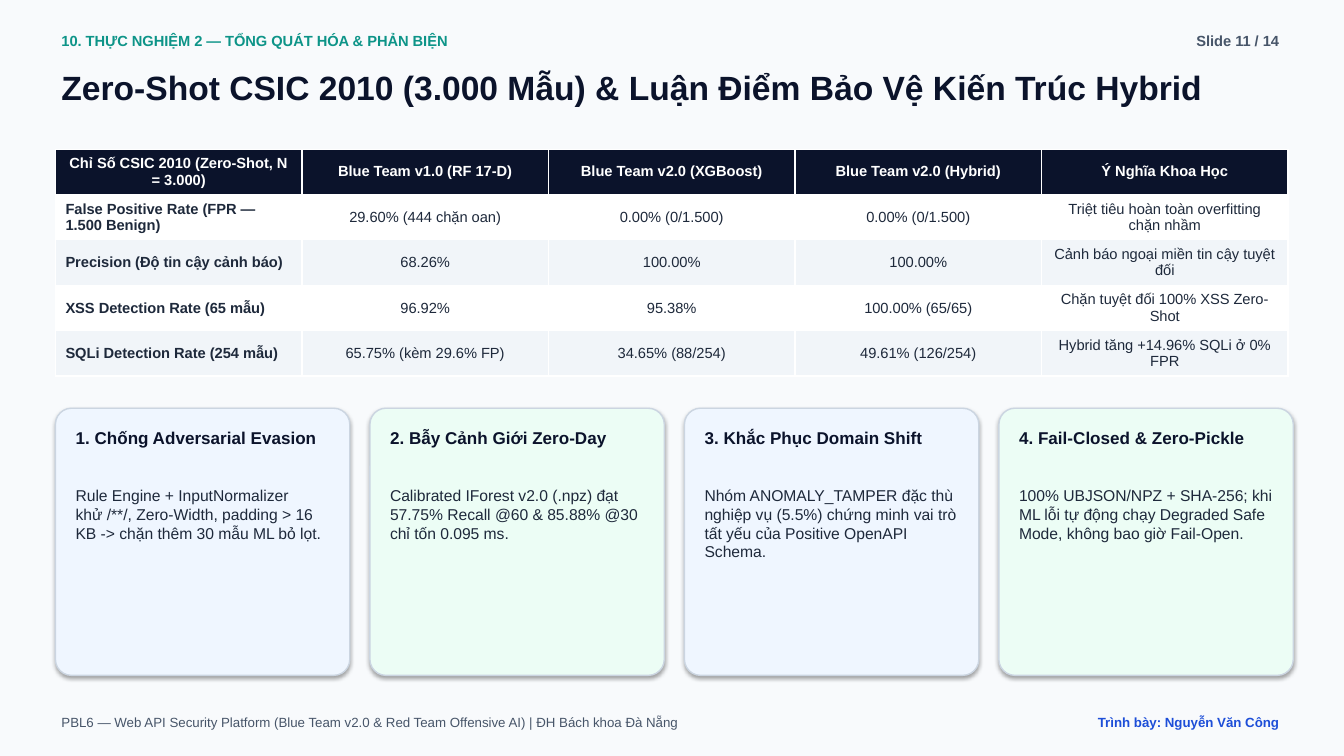
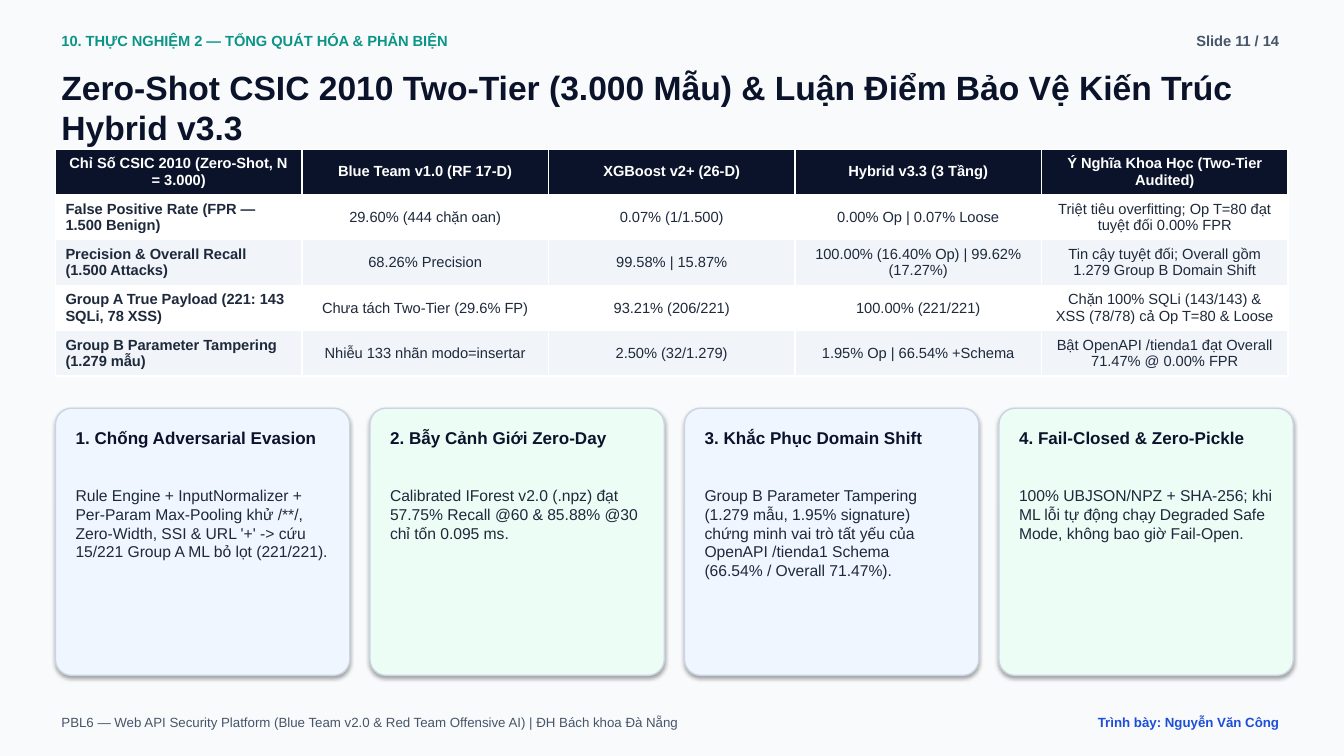
Before and after one commit to vcongggggg/pbl6, a slide deck: slide 11 of docs/reports/PBL6_Academic_Defense_Slides.pptx. Drawn at 1344x756 pixels with LibreOffice and Linux fonts; fonts in the diff are those of the drawing. Boxes give left, top, right and bottom in pixels: in the first picture for what was removed or moved away, otherwise in the second. Text is boxed around its words. In the diff, an @@ line names an element or a change of style, - is before the commit and + after.

Commit message:
fix(phase-e): close F2b vault case-14 dup-key bypass (30/30) and F4b regenerate docx/pptx CSIC tables (221/221)

```diff
--- a/docs/reports/PBL6_Academic_Defense_Slides.pptx
+++ b/docs/reports/PBL6_Academic_Defense_Slides.pptx
@@ text at bbox=[61, 73, 1232, 147]: text changed @@
-Zero-Shot CSIC 2010 (3.000 Mẫu) & Luận Điểm Bảo Vệ Kiến Trúc Hybrid
+Zero-Shot CSIC 2010 Two-Tier (3.000 Mẫu) & Luận Điểm Bảo Vệ Kiến Trúc Hybrid v3.3
@@ table at bbox=[55, 149, 1291, 376] @@
-row 1: Chỉ Số CSIC 2010 (Zero-Shot, N = 3.000) | Blue Team v1.0 (RF 17-D) | Blue Team v2.0 (XGBoost) | Blue Team v2.0 (Hybrid) | Ý Nghĩa Khoa Học
+row 1: Chỉ Số CSIC 2010 (Zero-Shot, N = 3.000) | Blue Team v1.0 (RF 17-D) | XGBoost v2+ (26-D) | Hybrid v3.3 (3 Tầng) | Ý Nghĩa Khoa Học (Two-Tier Audited)
-row 2: False Positive Rate (FPR — 1.500 Benign) | 29.60% (444 chặn oan) | 0.00% (0/1.500) | 0.00% (0/1.500) | Triệt tiêu hoàn toàn overfitting chặn nhầm
+row 2: False Positive Rate (FPR — 1.500 Benign) | 29.60% (444 chặn oan) | 0.07% (1/1.500) | 0.00% Op | 0.07% Loose | Triệt tiêu overfitting; Op T=80 đạt tuyệt đối 0.00% FPR
-row 3: Precision (Độ tin cậy cảnh báo) | 68.26% | 100.00% | 100.00% | Cảnh báo ngoại miền tin cậy tuyệt đối
+row 3: Precision & Overall Recall (1.500 Attacks) | 68.26% Precision | 99.58% | 15.87% | 100.00% (16.40% Op) | 99.62% (17.27%) | Tin cậy tuyệt đối; Overall gồm 1.279 Group B Domain Shift
-row 4: XSS Detection Rate (65 mẫu) | 96.92% | 95.38% | 100.00% (65/65) | Chặn tuyệt đối 100% XSS Zero-Shot
+row 4: Group A True Payload (221: 143 SQLi, 78 XSS) | Chưa tách Two-Tier (29.6% FP) | 93.21% (206/221) | 100.00% (221/221) | Chặn 100% SQLi (143/143) & XSS (78/78) cả Op T=80 & Loose
-row 5: SQLi Detection Rate (254 mẫu) | 65.75% (kèm 29.6% FP) | 34.65% (88/254) | 49.61% (126/254) | Hybrid tăng +14.96% SQLi ở 0% FPR
+row 5: Group B Parameter Tampering (1.279 mẫu) | Nhiễu 133 nhãn modo=insertar | 2.50% (32/1.279) | 1.95% Op | 66.54% +Schema | Bật OpenAPI /tienda1 đạt Overall 71.47% @ 0.00% FPR
@@ text at bbox=[76, 489, 327, 561]: text changed @@
-Rule Engine + InputNormalizer khử /**/, Zero-Width, padding > 16 KB -> chặn thêm 30 mẫu ML bỏ lọt.
+Rule Engine + InputNormalizer + Per-Param Max-Pooling khử /**/, Zero-Width, SSI & URL '+' -> cứu 15/221 Group A ML bỏ lọt (221/221).
@@ text at bbox=[705, 489, 917, 580]: text changed @@
-Nhóm ANOMALY_TAMPER đặc thù nghiệp vụ (5.5%) chứng minh vai trò tất yếu của Positive OpenAPI Schema.
+Group B Parameter Tampering (1.279 mẫu, 1.95% signature) chứng minh vai trò tất yếu của OpenAPI /tienda1 Schema (66.54% / Overall 71.47%).
```
Also in this commit, not shown: 26 other files.
